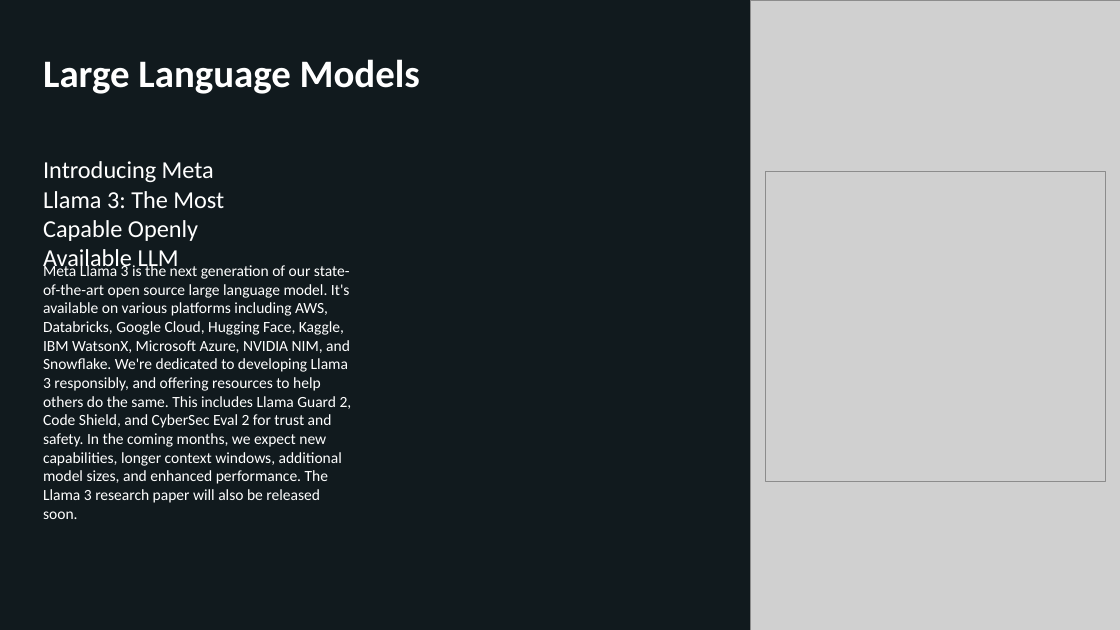
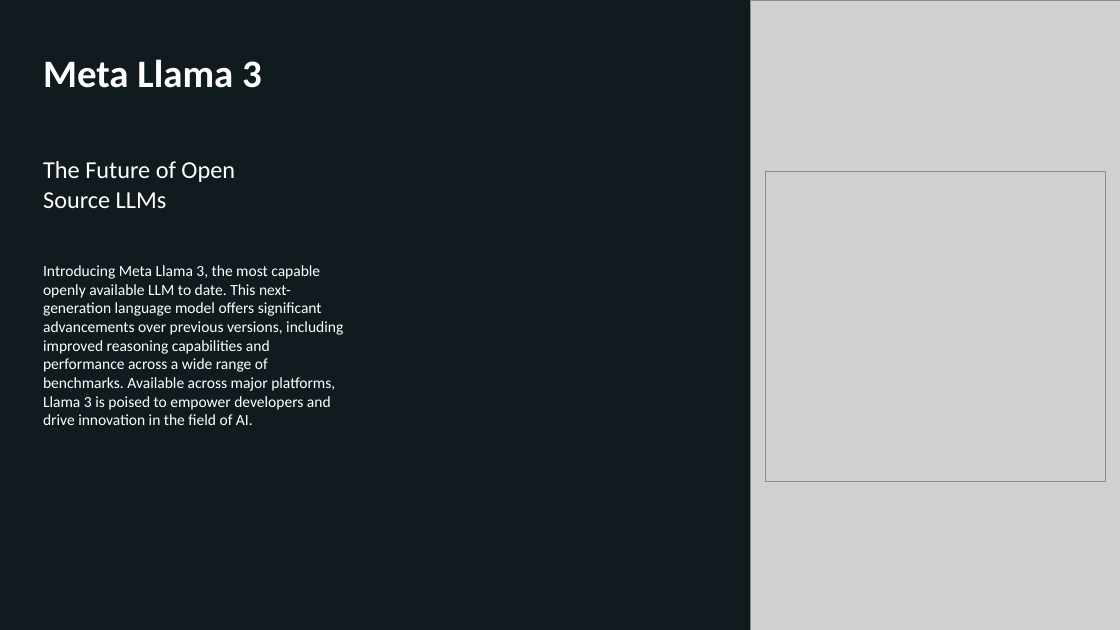
Before and after one commit to KarthikAvinash/Content-ppt-video-generator, a slide deck: slide 1 of updated_presentation.pptx. Drawn at 1120x630 pixels with LibreOffice and Linux fonts; fonts in the diff are those of the drawing; grey boxes stand for pictures; background and template pictures are left out; a plain dark background stands for a picture behind light text. Boxes give left, top, right and bottom in pixels: in the first picture for what was removed or moved away, otherwise in the second. Text is boxed around its words. In the diff, an @@ line names an element or a change of style, - is before the commit and + after.

```diff
--- a/updated_presentation.pptx
+++ b/updated_presentation.pptx
@@ text at bbox=[43, 59, 262, 88]: text changed @@
-Large Language Models
+Meta Llama 3
@@ text at bbox=[43, 161, 235, 208]: text changed @@
-Introducing Meta Llama 3: The Most Capable Openly Available LLM
+The Future of Open Source LLMs
@@ text at bbox=[43, 265, 343, 425]: text changed @@
-Meta Llama 3 is the next generation of our state-of-the-art open source large language model. It's available on various platforms including AWS, Databricks, Google Cloud, Hugging Face, Kaggle, IBM WatsonX, Microsoft Azure, NVIDIA NIM, and Snowflake. We're dedicated to developing Llama 3 responsibly, and offering resources to help others do the same. This includes Llama Guard 2, Code Shield, and CyberSec Eval 2 for trust and safety. In the coming months, we expect new capabilities, longer context windows, additional model sizes, and enhanced performance. The Llama 3 research paper will also be released soon.
+Introducing Meta Llama 3, the most capable openly available LLM to date. This next-generation language model offers significant advancements over previous versions, including improved reasoning capabilities and performance across a wide range of benchmarks. Available across major platforms, Llama 3 is poised to empower developers and drive innovation in the field of AI.
```
Also in this commit, not shown: 2 other slides changed, 2 other files.
